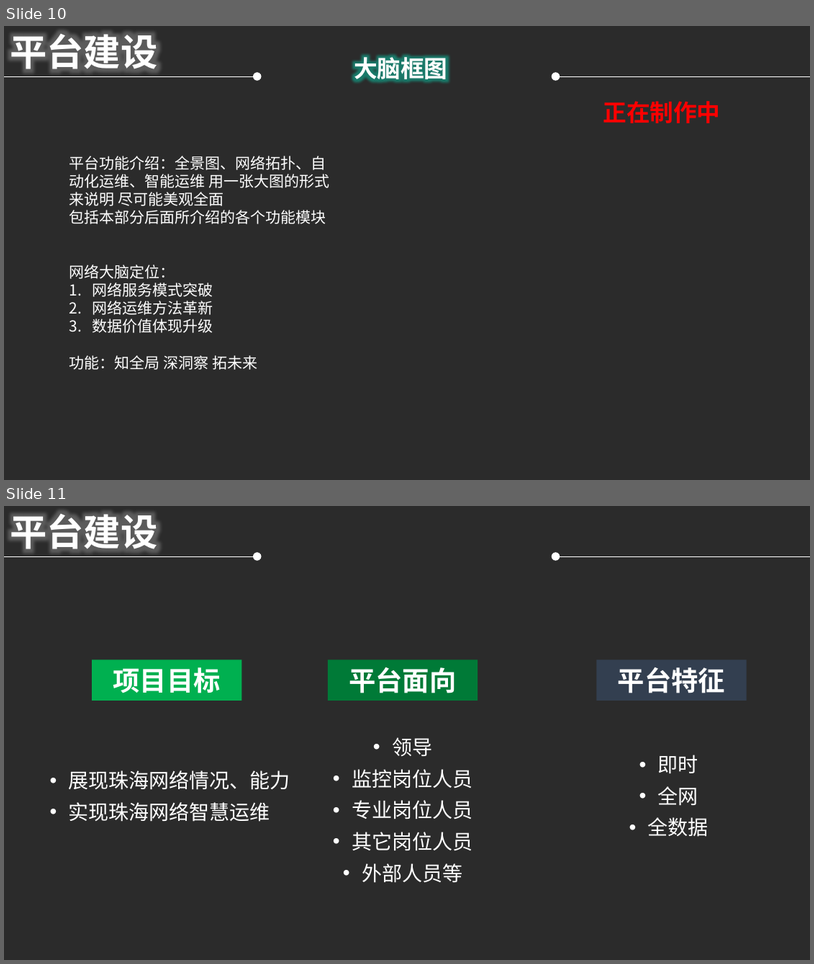
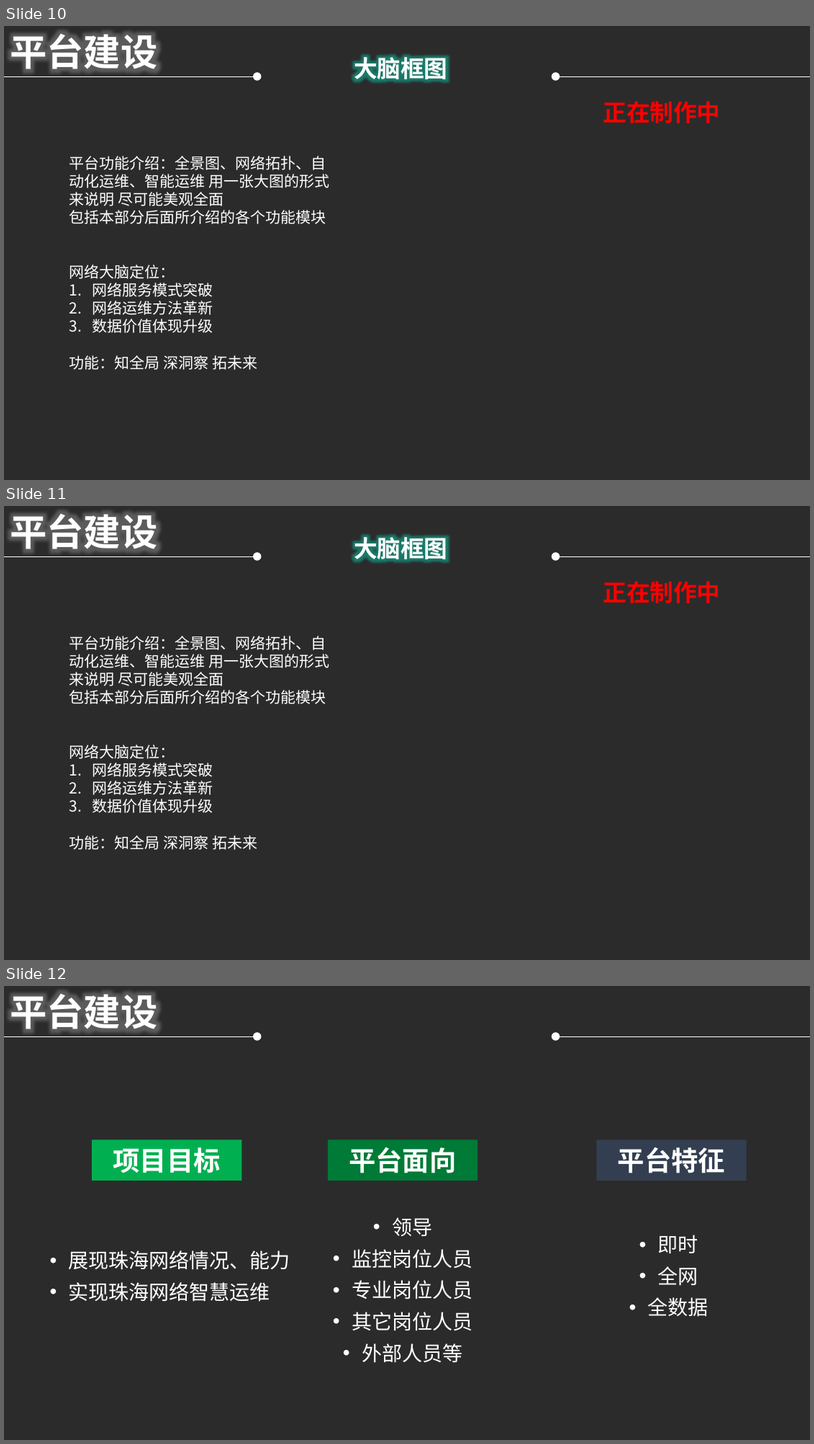
Before and after one commit to WeakX/ZHCM, a slide deck: PPT/(2018.04.08)基于大数据的智慧网络运维平台.pptx. Shown one above the other, each under a label of ours: slides 10 and 11 before the commit, slides 10, 11 and 12 after it. The pictures are 814x964 and 814x1444 pixels, drawn with LibreOffice and Linux fonts; fonts in the diff are those of the drawing; background and template pictures are left out; a plain dark background stands for a picture behind light text. Boxes give left, top, right and bottom in pixels: in the first picture for what was removed or moved away, otherwise in the second. Text is boxed around its words. In the diff, an @@ line names an element or a change of style, - is before the commit and + after.

```diff
--- a/PPT/(2018.04.08)基于大数据的智慧网络运维平台.pptx
+++ b/PPT/(2018.04.08)基于大数据的智慧网络运维平台.pptx
@@ slide 11 added at (4,506,810,960), background picture (left out) @@
@@ text added at (10,508,157,555), 44 pt, text #FFFFFF, bold @@
+平台建设
@@ text added at (354,533,448,564), 28 pt, text #FFFFFF, bold @@
+大脑框图
@@ arrow added from (4, 556) to (257, 556), #FFFFFF 0.5 pt @@
@@ arrow added from (810, 556) to (556, 556), #FFFFFF 0.5 pt @@
@@ text added at (603,581,720,603), 28 pt, text #FF0000, bold @@
+正在制作中
@@ text added at (70,636,329,849), 18 pt, text #FFFFFF @@
+平台功能介绍：全景图、网络拓扑、自动化运维、智能运维 用一张大图的形式来说明 尽可能美观全面
+包括本部分后面所介绍的各个功能模块
+网络大脑定位：
+1. 网络服务模式突破
+2. 网络运维方法革新
+3. 数据价值体现升级
+功能：知全局 深洞察 拓未来
@@ what was slide 11 is now slide 12 @@
```
Also in this commit, not shown: 1 slide changed, 3 other files.
